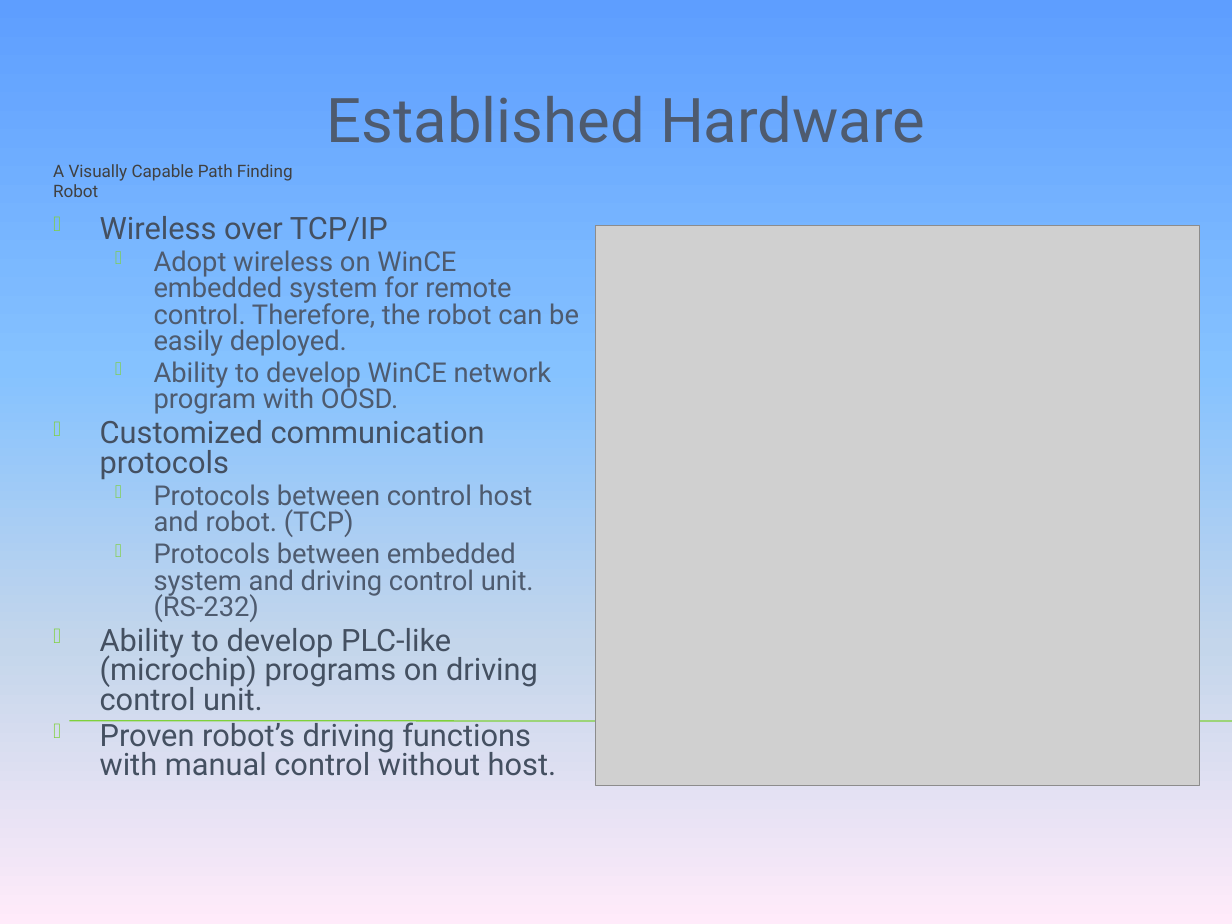
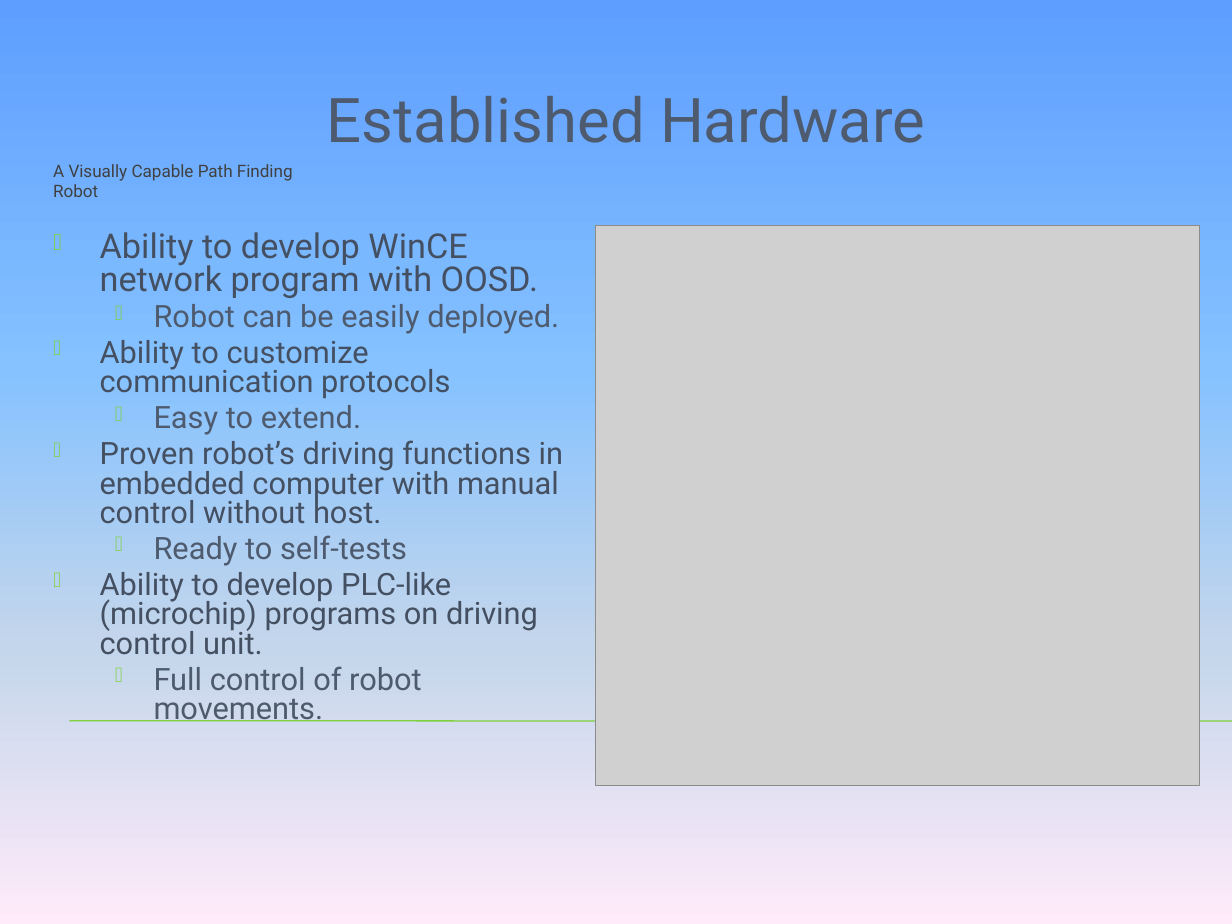
Before and after one commit to tkram01/see3po, a slide deck: slide 12 of Documents/VentureCapital_Nick.pptx. Drawn at 1232x924 pixels with LibreOffice and Linux fonts; fonts in the diff are those of the drawing; grey boxes stand for pictures; background and template pictures are left out. Boxes give left, top, right and bottom in pixels: in the first picture for what was removed or moved away, otherwise in the second. Text is boxed around its words. In the diff, an @@ line names an element or a change of style, - is before the commit and + after.

```diff
--- a/Documents/VentureCapital_Nick.pptx
+++ b/Documents/VentureCapital_Nick.pptx
@@ text "Ability to develop WinCE network ...": place and size @@
-text "Ability to develop WinCE network ..." at (100,216,579,775)
+text "Ability to develop WinCE network ..." at (100,232,563,722)
@@ text at (100,216,579,356): paragraphs removed @@
-Wireless over TCP/IP
-  Adopt wireless on WinCE embedded system for remote control. Therefore, the robot can be easily deployed.
@@ text at (100,232,538,298): size 16 to 20 pt, text colour #4E5B6F to #455062 in "Ability to develop WinCE network program with ..."; alignment centre to left; list level 2 to 1 in "Ability to develop WinCE network ..." @@
@@ text at (100,304,563,566): text changed; size 16 to 18 pt; text colour #4E5B6F to #455062 @@
-Customized communication protocols
-  Protocols between control host and robot. (TCP)
-  Protocols between embedded system and driving control unit. (RS-232)
+  Robot can be easily deployed.
+Ability to customize communication protocols
+  Easy to extend.
+Proven robot’s driving functions in embedded computer with manual control without host.
+  Ready to self-tests
@@ text at (154,666,422,722): text changed; text colour #455062 to #4E5B6F @@
-Proven robot’s driving functions with manual control without host.
+  Full control of robot movements.
```
Also in this commit, not shown: 2 other slides changed, 1 slide removed.
